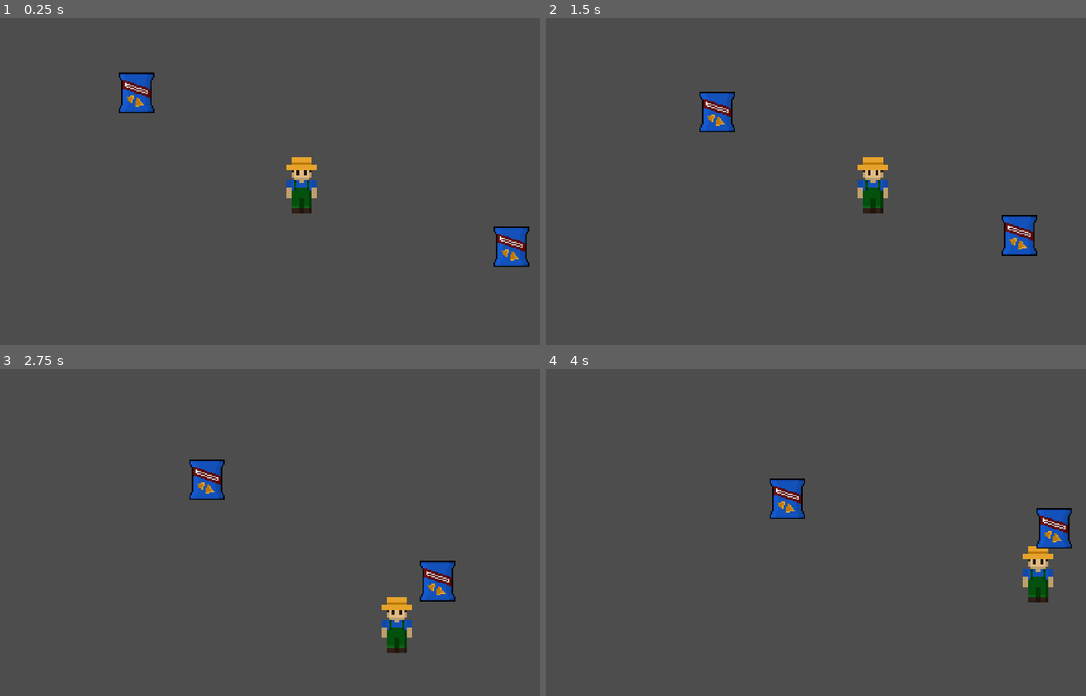
Above: before the commit, frames 1-4 (two rows, left to right).
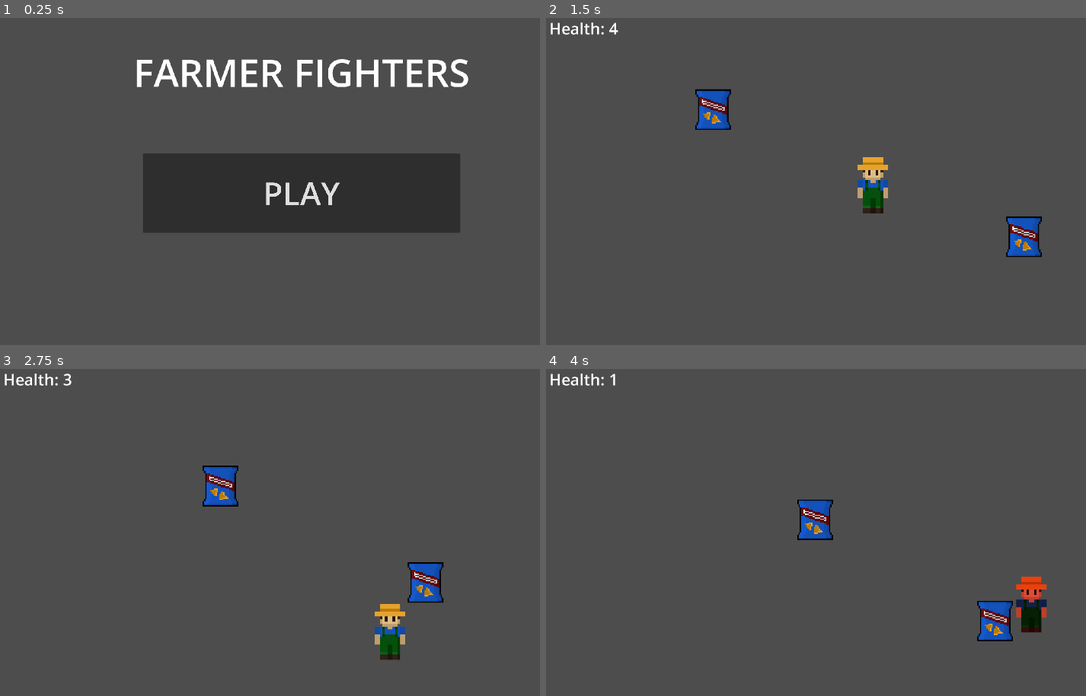
Above: after the commit, the same moments.

Repository: Dominic-Webster/Farmer-Fighters
Game: Godot game, scene res://scenes/main_menu/main_menu.tscn
Two runs of this game, one before a commit and one after it. Both use one fixed random seed, a clock stepped at 60 frames per second and the inputs below. Before the commit the project starts from res://scenes/test.tscn.
Inputs (mouse positions are in pixels of both pictures, inside the frame that each line leads up to):
- Up to frame 1 (0.25 s): no input
- Up to frame 2 (1.5 s): click (848, 194) at 0.5 s, where only the run after the commit has a clickable "PLAY"; hold D (move_right) from 1.28 s (still down)
- Up to frame 3 (2.75 s): release D (move_right) at 2.03 s; hold S (move_down) from 2.03 s (still down)
- Up to frame 4 (4 s): release S (move_down) at 2.78 s; hold D (move_right) 2.78-3.53 s; hold W (move_up) from 3.53 s (still down)

The runs differ from the first frame. In frame 1, 18% of the frame differs, in the area x 22-99%, y 12-77%; in frame 2, 1.3%; in frame 3, 2.9%; in frame 4, 4.4%.

Commit message:
player health

Diff:
--- /dev/null
+++ b/00_globals/RunManager.gd
@@ -0,0 +1,9 @@
+# Run Manager
+extends Node
+
+var player : Player
+
+
+func start_new_run(_player : Player):
+	if _player:
+		player = _player
--- a/player/Player.tscn
+++ b/player/Player.tscn
@@ -32,3 +32,5 @@
 [node name="CollisionShape2D" type="CollisionShape2D" parent="HurtBox" unique_id=1755343782]
 shape = SubResource("RectangleShape2D_wnvi2")
 debug_color = Color(0.5616511, 0.5566963, 0.16425428, 0.41960785)
+
+[connection signal="area_entered" from="HurtBox" to="." method="_on_hurt_box_area_entered"]
--- a/player/player.gd
+++ b/player/player.gd
@@ -1,17 +1,29 @@
 extends CharacterBody2D
 class_name Player
 
+signal damaged
+
 @onready var timer : Timer = $Timer
 @onready var shoot_point : Marker2D = $ShootPoint
+@onready var sprite : Sprite2D = $Sprite2D
+
+@export var max_health : int = 4
+var current_health : int
 
 @export var speed : float = 400
 @export var fire_rate : float = 0.3
 var can_shoot : bool = true
+var is_flashing : bool = false
 
 @export var bullet_scene : PackedScene
 
+var knockback_velocity := Vector2.ZERO
+@export var knockback_strength := 300
+@export var knockback_decay := 800
+
 
 func _ready() -> void:
+	current_health = max_health
 	add_to_group("player")
 
 
@@ -23,7 +35,14 @@
 
 	direction = direction.normalized()
 
-	velocity = direction * speed
+	var move_velocity = direction * speed
+
+	# Apply Knockback
+	velocity = move_velocity + knockback_velocity
+
+	# Smoothly reduce knockback over time
+	knockback_velocity = knockback_velocity.move_toward(Vector2.ZERO, knockback_decay * _delta)
+
 	move_and_slide()
 
 
@@ -59,3 +78,38 @@
 	timer.start()
 	await timer.timeout
 	can_shoot = true
+
+
+func _on_hurt_box_area_entered(area) -> void:
+	if area.is_in_group("enemy"):
+		var dir = (global_position - area.global_position).normalized()
+		knockback_velocity = dir * knockback_strength
+
+		if area.get("damage"):
+			take_damage(area.damage)
+		else:
+			take_damage(1)
+
+
+func take_damage(amount : int):
+	current_health -= amount
+	flash_red()
+	damaged.emit()
+
+	if current_health < 1:
+		player_died()
+
+
+func player_died():
+	queue_free()
+
+
+func flash_red():
+	if is_flashing:
+		return
+
+	is_flashing = true
+	sprite.modulate = Color(1, 0.4, 0.4) # red
+	await get_tree().create_timer(0.1).timeout
+	sprite.modulate = Color(1, 1, 1) # back to normal
+	is_flashing = false
--- a/project.godot
+++ b/project.godot
@@ -11,9 +11,13 @@
 [application]
 
 config/name="Farmer Fighters"
-run/main_scene="uid://box6td8thmvls"
+run/main_scene="uid://26crlnyqwmbm"
 config/features=PackedStringArray("4.6", "Forward Plus")
 config/icon="res://icon.svg"
+
+[autoload]
+
+RunManager="*uid://c4ju8dq2o4gso"
 
 [display]
 
--- a/scenes/bullet/bullet.gd
+++ b/scenes/bullet/bullet.gd
@@ -1,8 +1,8 @@
 extends Area2D
 class_name Bullet
 
-
-@export var speed := 800
+@export var speed : float = 800
+@export var damage : int = 1
 var direction := Vector2.ZERO
 
 
--- /dev/null
+++ b/scenes/main_menu/main_menu.gd
@@ -0,0 +1,12 @@
+# Main Menu
+extends Control
+
+@onready var play_button : Button = $Play
+
+
+func _ready() -> void:
+	play_button.pressed.connect(_on_play_pressed)
+
+
+func _on_play_pressed():
+	get_tree().change_scene_to_file("res://scenes/test.tscn")
--- /dev/null
+++ b/scenes/main_menu/main_menu.tscn
@@ -0,0 +1,32 @@
+[gd_scene format=3 uid="uid://26crlnyqwmbm"]
+
+[ext_resource type="Script" uid="uid://shtxl7hqv8gx" path="res://scenes/main_menu/main_menu.gd" id="1_fsom3"]
+
+[node name="MainMenu" type="Control" unique_id=554405392]
+layout_mode = 3
+anchors_preset = 15
+anchor_right = 1.0
+anchor_bottom = 1.0
+grow_horizontal = 2
+grow_vertical = 2
+script = ExtResource("1_fsom3")
+
+[node name="Label" type="Label" parent="." unique_id=413630640]
+layout_mode = 0
+offset_left = 430.0
+offset_top = 100.0
+offset_right = 1490.0
+offset_bottom = 265.0
+theme_override_font_sizes/font_size = 120
+text = "FARMER FIGHTERS"
+horizontal_alignment = 1
+vertical_alignment = 1
+
+[node name="Play" type="Button" parent="." unique_id=741895842]
+layout_mode = 0
+offset_left = 460.0
+offset_top = 440.0
+offset_right = 1460.0
+offset_bottom = 690.0
+theme_override_font_sizes/font_size = 100
+text = "PLAY"
--- a/scenes/temp_enemy/temp_enemy.gd
+++ b/scenes/temp_enemy/temp_enemy.gd
@@ -1,18 +1,31 @@
 extends CharacterBody2D
 class_name TempEnemy
 
-@onready var player = get_tree().get_first_node_in_group("player")
+var player : Player
 @onready var sprite: Sprite2D = $Sprite2D
+@onready var hurt_box : Area2D = $HurtBox
 
-@export var move_speed : float = 100
+@export var move_speed : float = 150
+@export var damage : int = 1
 @export var max_health : int = 3
 var health : int = 0
 
 var is_flashing : bool = false
 
+var knockback_velocity := Vector2.ZERO
+
 
 func _ready():
+	add_to_group("enemy")
+	hurt_box.add_to_group("enemy")
 	health = max_health
+	await_player()
+
+
+func await_player() -> void:
+	while RunManager.player == null:
+		await get_tree().process_frame
+	player = RunManager.player
 
 
 func _physics_process(_delta: float) -> void:
@@ -20,13 +33,20 @@
 		return
 
 	var direction = (player.global_position - global_position).normalized()
+	var move_velocity = direction * move_speed
 
-	velocity = direction * move_speed
+	velocity = move_velocity + knockback_velocity
+	knockback_velocity = knockback_velocity.move_toward(Vector2.ZERO, 800 * _delta)
+
 	move_and_slide()
 
 
-func take_damage(amount: int):
+func take_damage(amount: int, from_position : Vector2):
 	health -= amount
+
+	var dir = (global_position - from_position).normalized()
+	knockback_velocity = dir * 200
+
 	flash_red()
 
 	if health <= 0:
@@ -39,7 +59,7 @@
 
 func _on_hurt_box_area_entered(area):
 	if area.is_in_group("player_bullet"):
-		take_damage(1)
+		take_damage(area.damage, area.global_position)
 		area.queue_free()
 
 
--- a/scenes/temp_enemy/temp_enemy.tscn
+++ b/scenes/temp_enemy/temp_enemy.tscn
@@ -11,7 +11,7 @@
 
 [node name="TempEnemy" type="CharacterBody2D" unique_id=1649133003]
 collision_layer = 4
-collision_mask = 17
+collision_mask = 20
 script = ExtResource("1_ct1jc")
 
 [node name="Sprite2D" type="Sprite2D" parent="." unique_id=1429257884]
--- a/scenes/test.tscn
+++ b/scenes/test.tscn
@@ -1,9 +1,11 @@
 [gd_scene format=3 uid="uid://box6td8thmvls"]
 
 [ext_resource type="PackedScene" uid="uid://dxehpbkc50swe" path="res://player/Player.tscn" id="1_errlg"]
+[ext_resource type="Script" uid="uid://crksrwxccpows" path="res://scenes/test_combat.gd" id="1_iyx0m"]
 [ext_resource type="PackedScene" uid="uid://6hvwbnhjywsy" path="res://scenes/temp_enemy/temp_enemy.tscn" id="2_bl13t"]
 
 [node name="Test" type="Node2D" unique_id=12163676]
+script = ExtResource("1_iyx0m")
 
 [node name="Player" parent="." unique_id=1057382120 instance=ExtResource("1_errlg")]
 position = Vector2(960, 540)
@@ -13,3 +15,11 @@
 
 [node name="TempEnemy2" parent="." unique_id=1090762724 instance=ExtResource("2_bl13t")]
 position = Vector2(1645, 741)
+
+[node name="HealthLabel" type="Label" parent="." unique_id=1319381476]
+offset_left = 20.0
+offset_top = 10.0
+offset_right = 208.0
+offset_bottom = 79.0
+theme_override_font_sizes/font_size = 50
+text = "Health: "
--- /dev/null
+++ b/scenes/test_combat.gd
@@ -0,0 +1,14 @@
+extends Node2D
+
+@onready var player : Player = $Player
+@onready var health_label : Label = $HealthLabel
+
+
+func _ready() -> void:
+	RunManager.start_new_run(player)
+	health_label.text = "Health: " + str(player.current_health)
+	player.damaged.connect(_update_health)
+
+
+func _update_health():
+	health_label.text = "Health: " + str(player.current_health)
Not shown, added: 00_globals/RunManager.gd.uid
Not shown, added: scenes/main_menu/main_menu.gd.uid
Not shown, added: scenes/test_combat.gd.uid
